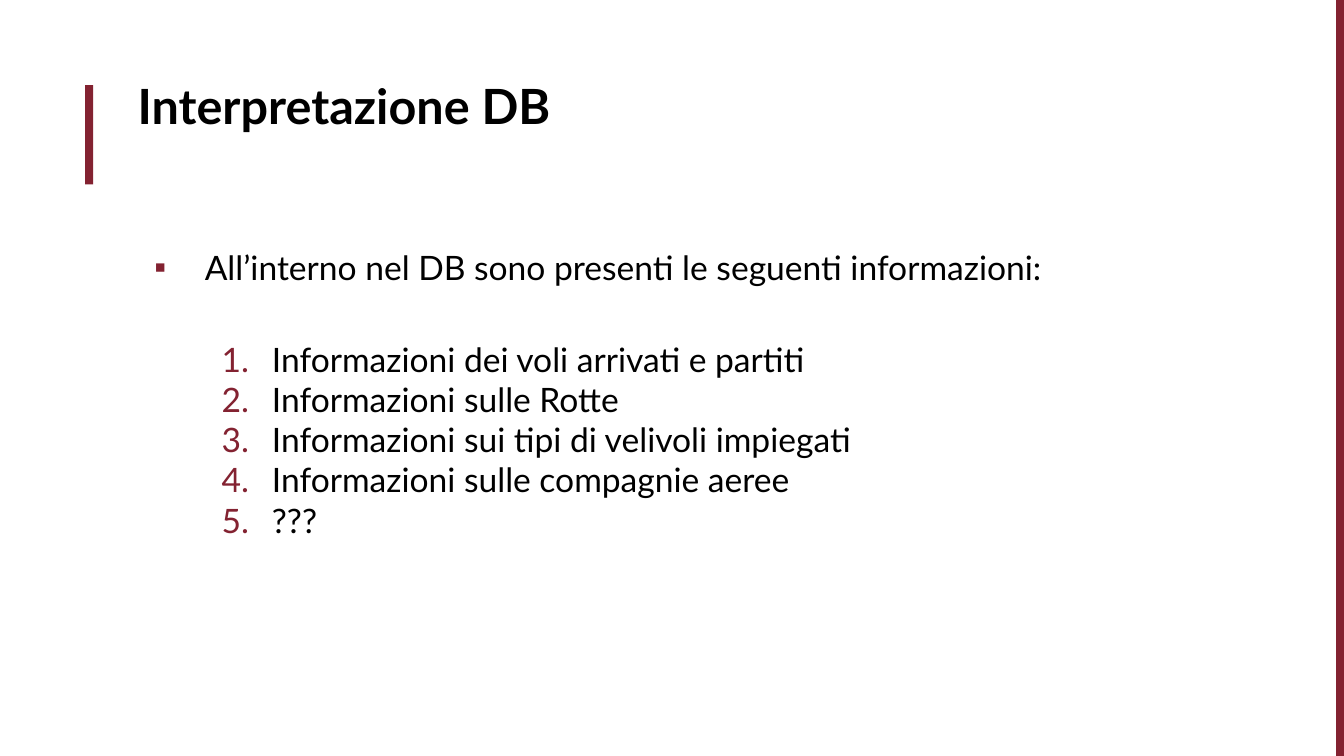
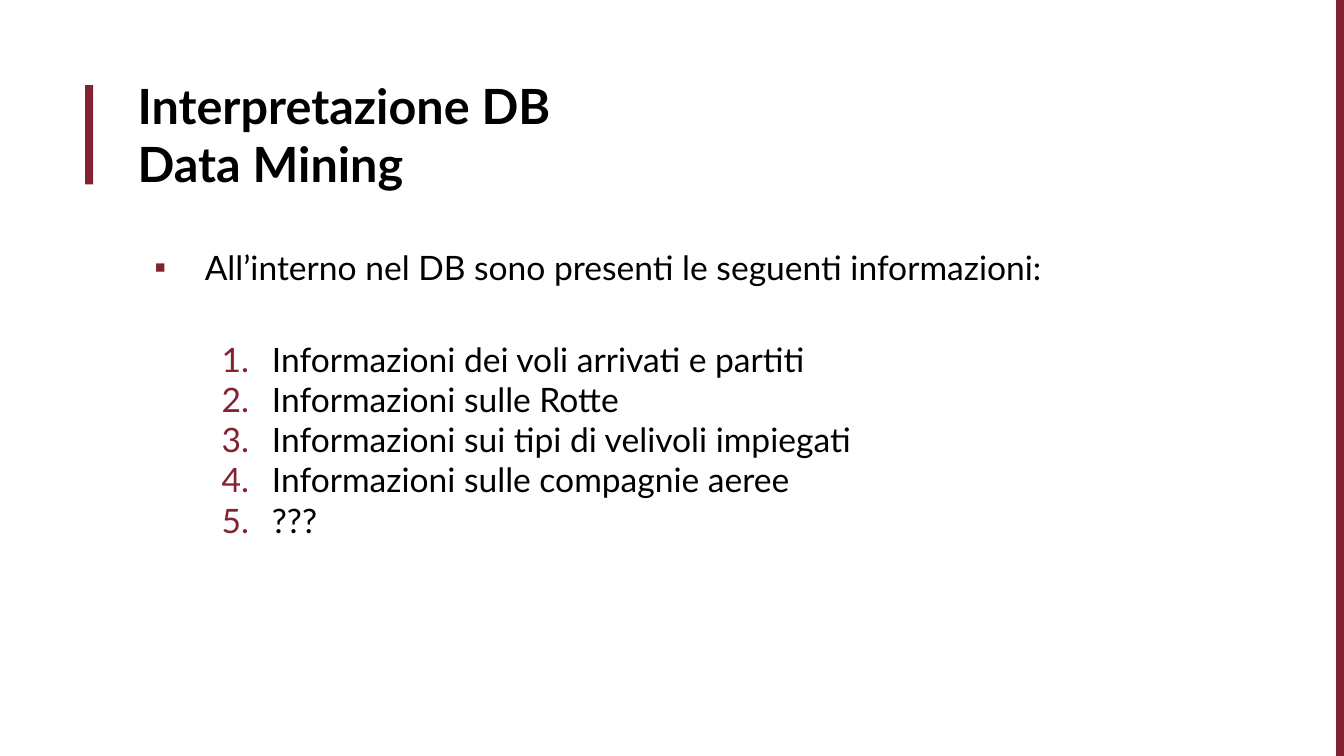
Before and after one commit to LorenzoNap/LongTermPlanningDISD, a slide deck: slide 12 of Presentazione/PowerPointPresentation.pptx. Drawn at 1344x756 pixels with LibreOffice and Linux fonts; fonts in the diff are those of the drawing. Boxes give left, top, right and bottom in pixels: in the first picture for what was removed or moved away, otherwise in the second. Text is boxed around its words. In the diff, an @@ line names an element or a change of style, - is before the commit and + after.

Commit message:
update

```diff
--- a/Presentazione/PowerPointPresentation.pptx
+++ b/Presentazione/PowerPointPresentation.pptx
@@ title at (138, 88, 551, 191): text changed @@
-Interpretazione DB
+Interpretazione DB
+Data Mining
```
Also in this commit, not shown: 2 slides added, 1 slide removed.
